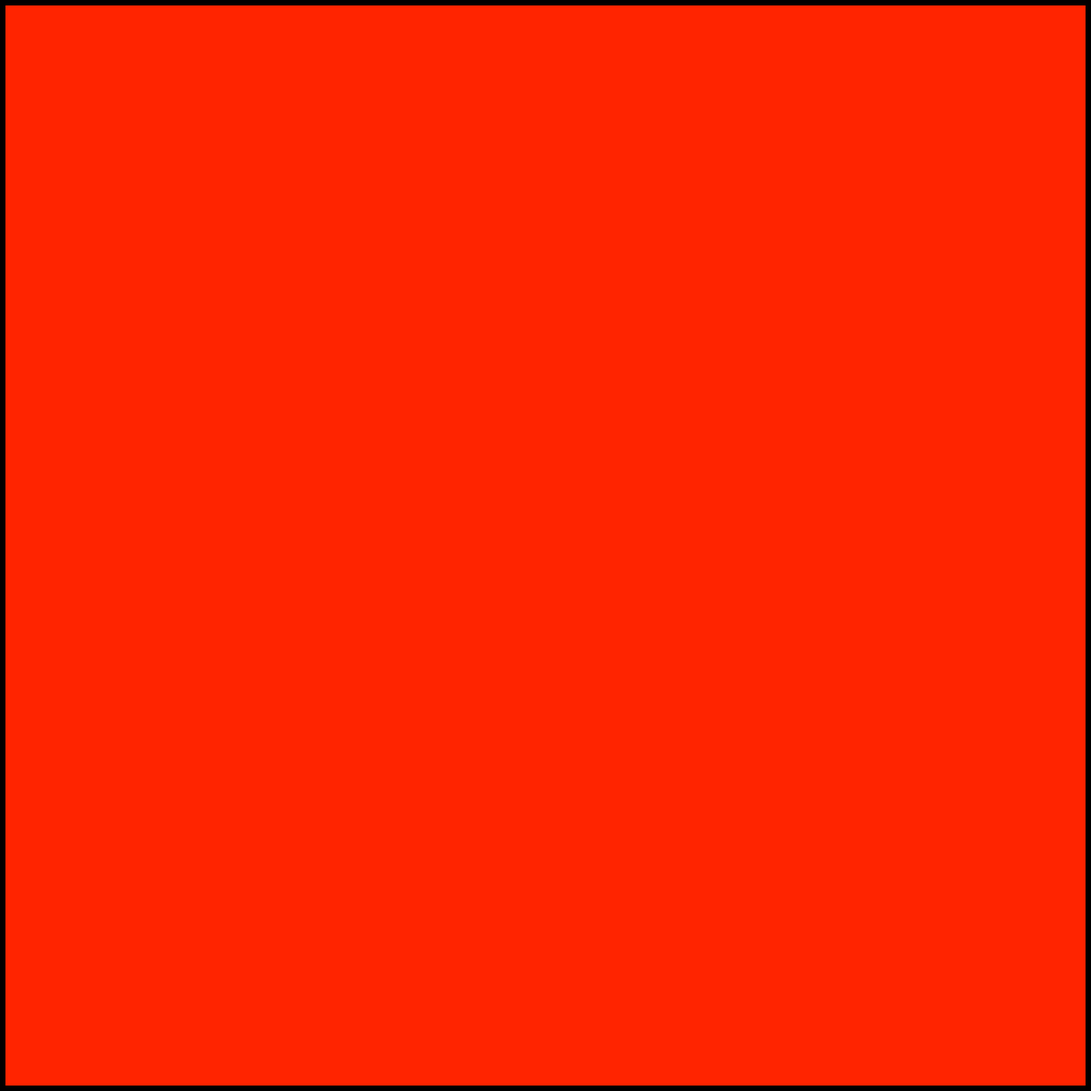
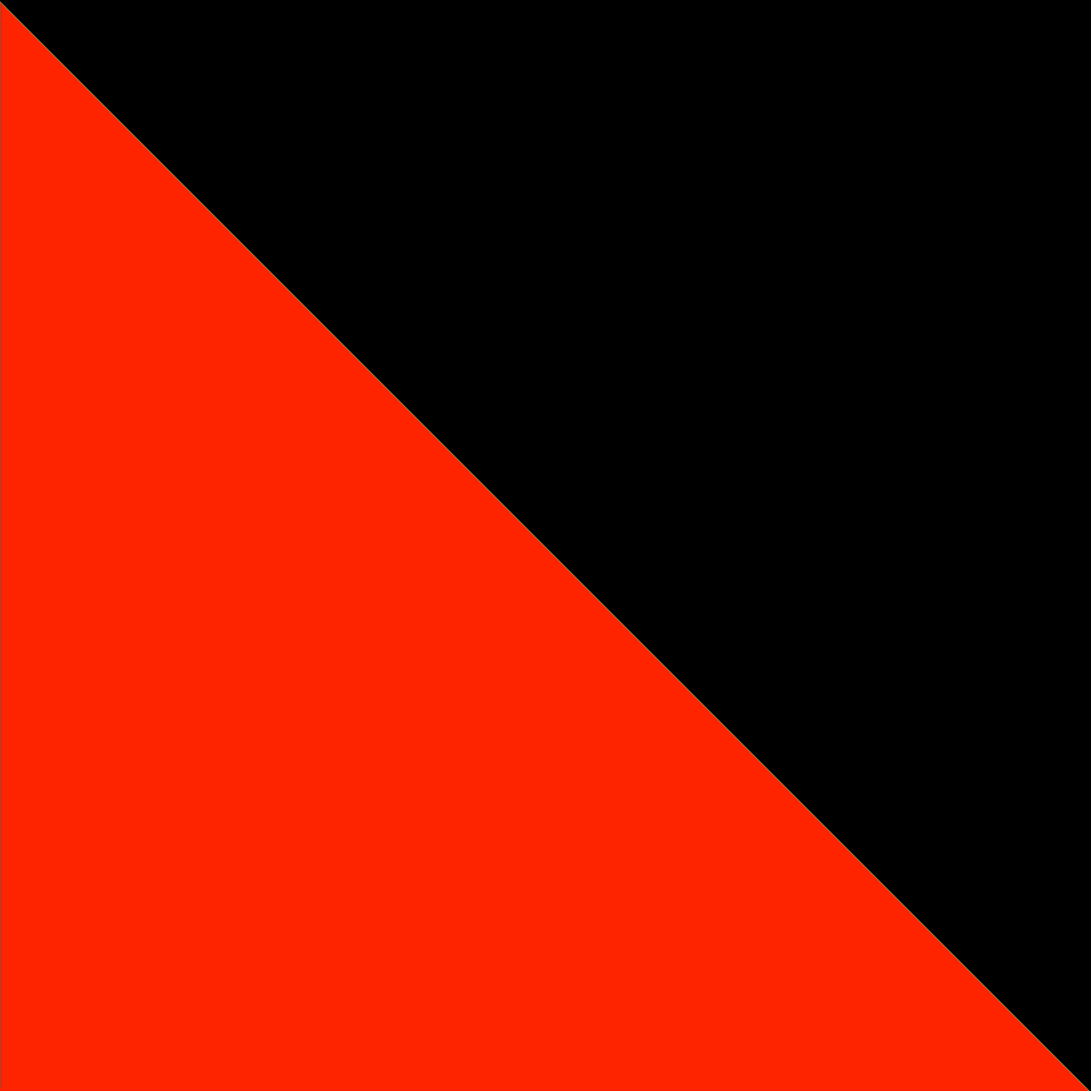
Layers edited between the first and the second 1091×1091 image:
removed layer "Rectangle 1" over <box>0,1,1091,1091</box>
added layer "Shape 2" above "Layer 0" over <box>0,1,1091,1091</box>
